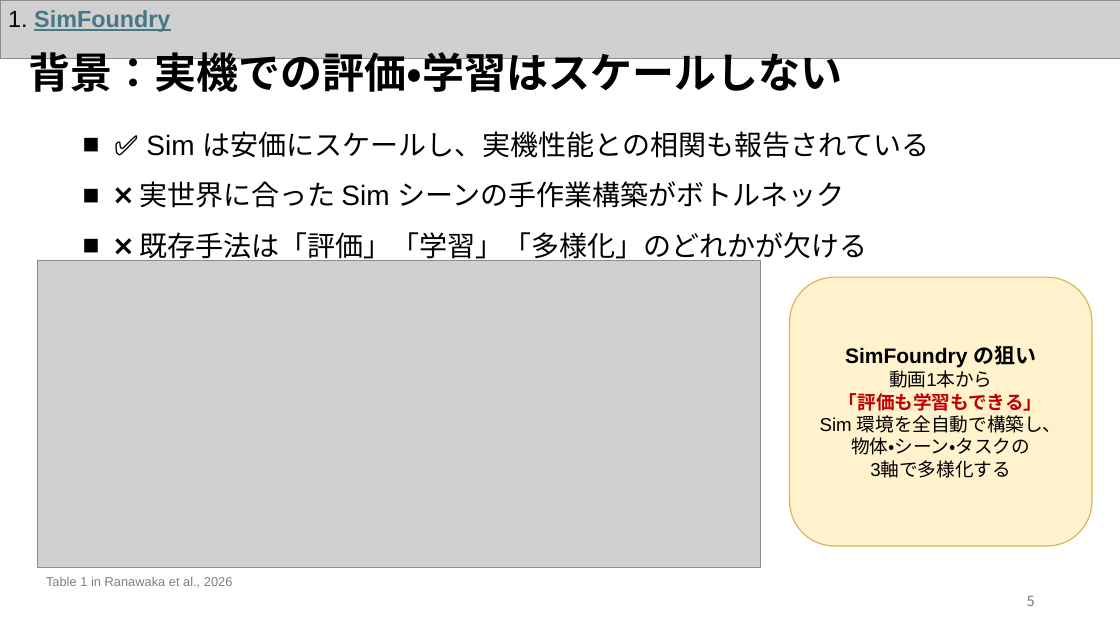
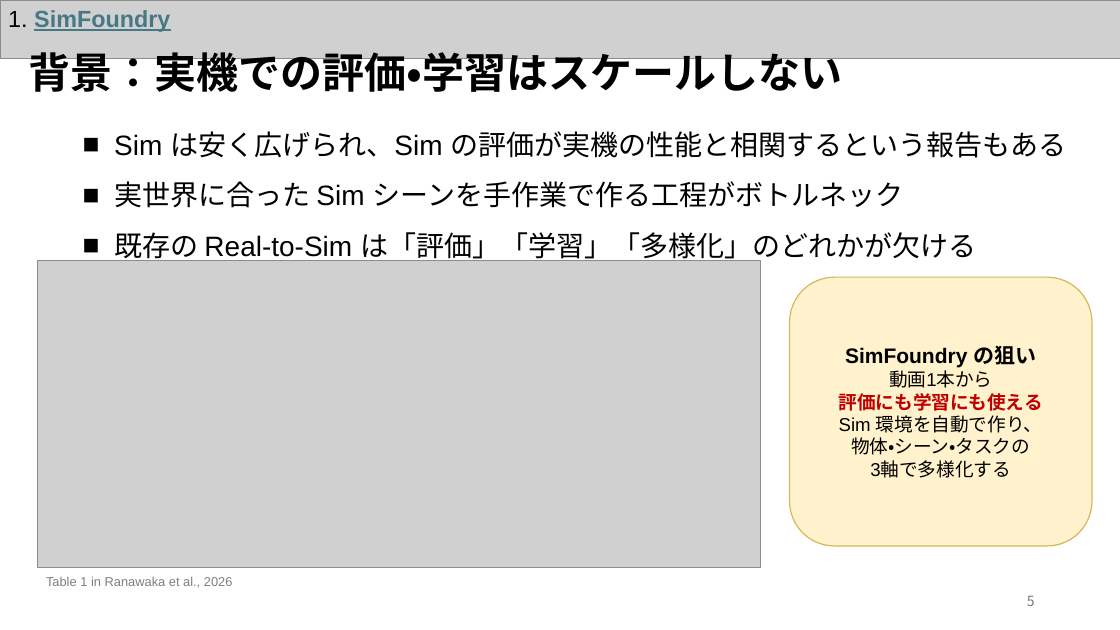
Before and after one commit to Azuma413/PaperPresentationSlides, a slide deck: slide 6 of 20261105_KaneyoshiHiratsuka_SurveySlide.pptx. Drawn at 1120x630 pixels with LibreOffice and Linux fonts; fonts in the diff are those of the drawing; grey boxes stand for pictures. Boxes give left, top, right and bottom in pixels: in the first picture for what was removed or moved away, otherwise in the second. Text is boxed around its words. In the diff, an @@ line names an element or a change of style, - is before the commit and + after.

```diff
--- a/20261105_KaneyoshiHiratsuka_SurveySlide.pptx
+++ b/20261105_KaneyoshiHiratsuka_SurveySlide.pptx
@@ text at <box>114,131,1066,264</box>: text changed @@
-■ ✅ Sim は安価にスケールし、実機性能との相関も報告されている
-■ ❌ 実世界に合った Sim シーンの手作業構築がボトルネック
-■ ❌ 既存手法は「評価」「学習」「多様化」のどれかが欠ける
+■ Sim は安く広げられ、Sim の評価が実機の性能と相関するという報告もある
+■ 実世界に合った Sim シーンを手作業で作る工程がボトルネック
+■ 既存の Real-to-Sim は「評価」「学習」「多様化」のどれかが欠ける
@@ text in rounded rectangle at <box>839,393,1043,433</box>: text changed @@
-「評価も学習もできる」
-Sim 環境を全自動で構築し、
+評価にも学習にも使える
+Sim 環境を自動で作り、
```
Also in this commit, not shown: 24 other slides changed, 2 slides added, 2 slides removed, 46 other files.
